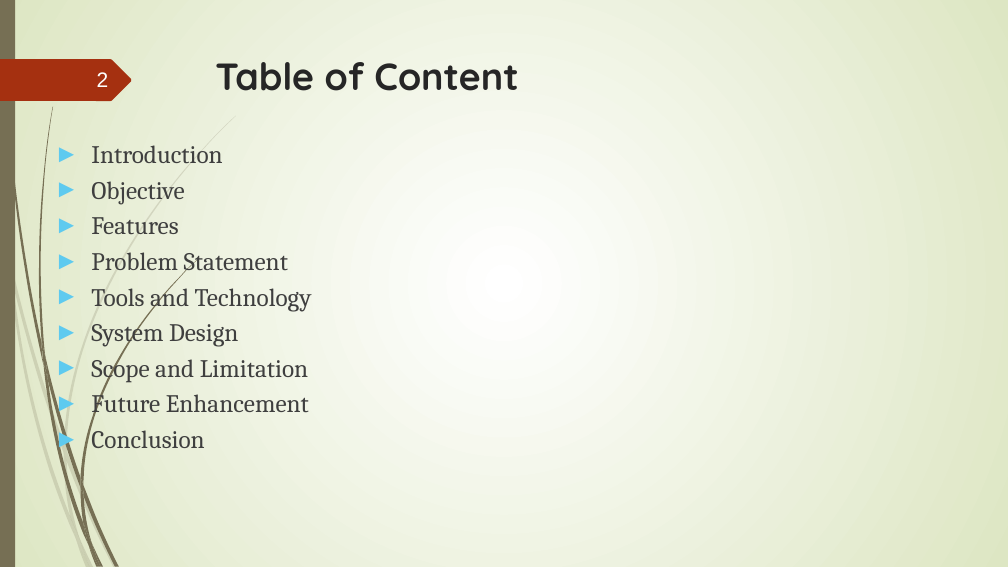
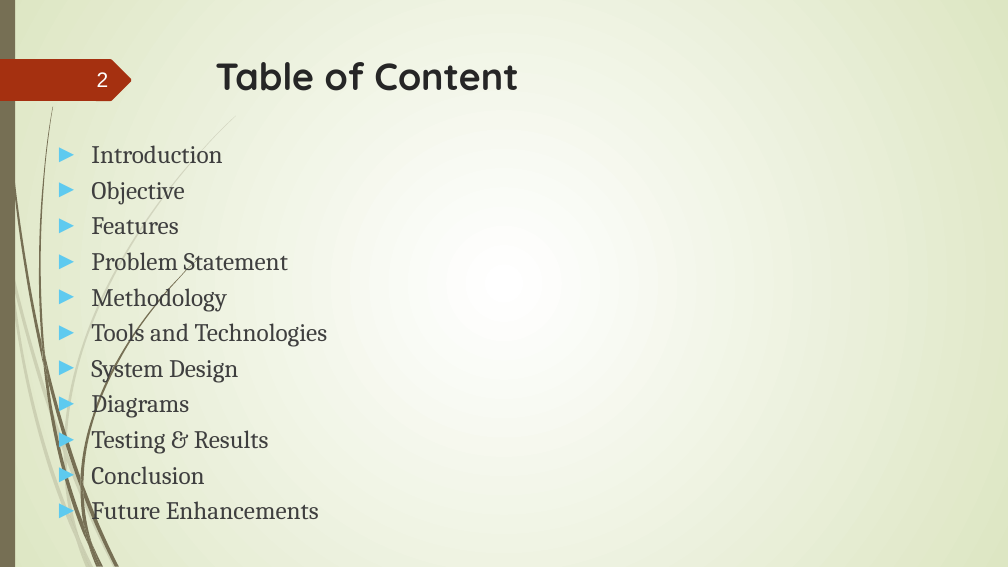
Before and after one commit to salimshre/Encryptor, a slide deck: slide 2 of Documentation/final -File Encryptor In C++.pptx. Drawn at 1008x567 pixels with LibreOffice and Linux fonts; fonts in the diff are those of the drawing. Boxes give left, top, right and bottom in pixels: in the first picture for what was removed or moved away, otherwise in the second. Text is boxed around its words. In the diff, an @@ line names an element or a change of style, - is before the commit and + after.

```diff
--- a/Documentation/final -File Encryptor In C++.pptx
+++ b/Documentation/final -File Encryptor In C++.pptx
@@ text at [91, 283, 328, 347]: text changed @@
-► Tools and Technology
+► Methodology
+► Tools and Technologies
@@ text at [91, 389, 269, 454]: text changed @@
-► Scope and Limitation
-► Future Enhancement
+► Diagrams
+► Testing & Results
@@ text at [91, 501, 319, 525]: paragraph added @@
+► Future Enhancements
```
Also in this commit, not shown: 1 other slide changed, 12 slides added, 11 slides removed, 2 other files.
